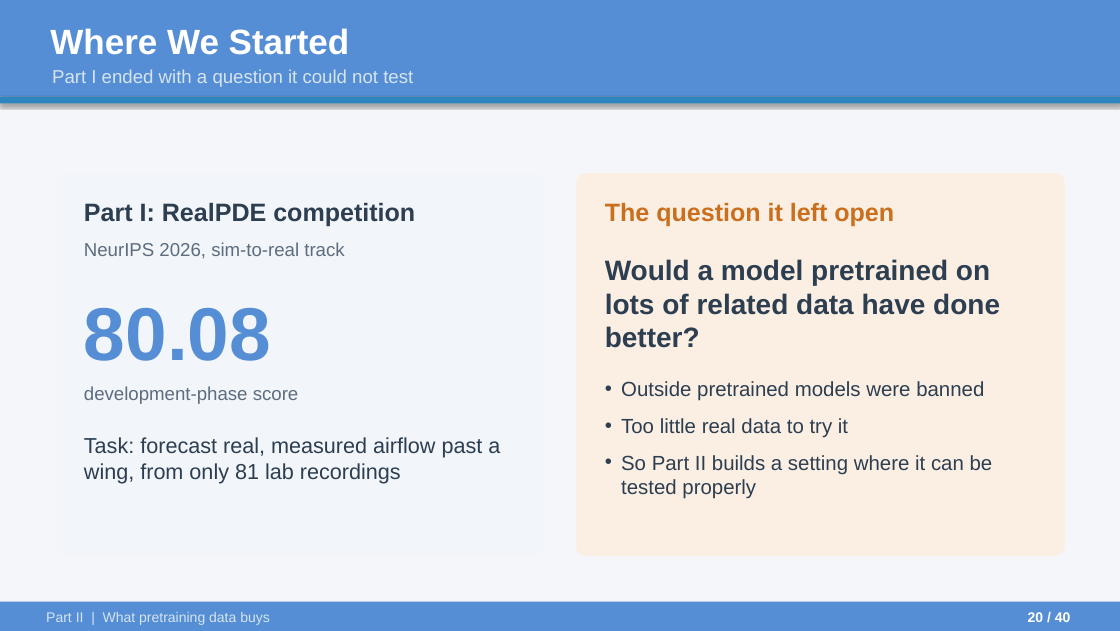
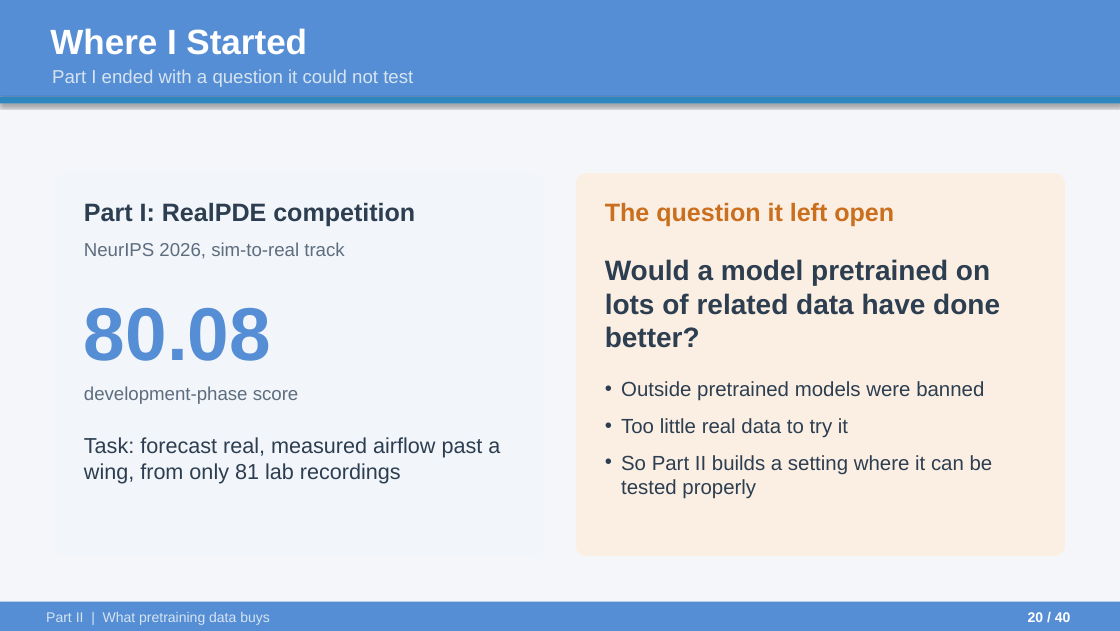
Before and after one commit to ARYAMANN7279/aurora-from-scratch-jax, a slide deck: slide 20 of UGP_Final/UGP_Final_Presentation.pptx. Drawn at 1120x631 pixels with LibreOffice and Linux fonts; fonts in the diff are those of the drawing. Boxes give left, top, right and bottom in pixels: in the first picture for what was removed or moved away, otherwise in the second. Text is boxed around its words. In the diff, an @@ line names an element or a change of style, - is before the commit and + after.

```diff
--- a/UGP_Final/UGP_Final_Presentation.pptx
+++ b/UGP_Final/UGP_Final_Presentation.pptx
@@ text at [50, 28, 307, 55]: text changed @@
-Where We Started
+Where I Started
```
Also in this commit, not shown: 19 other slides changed, 2 other files.
